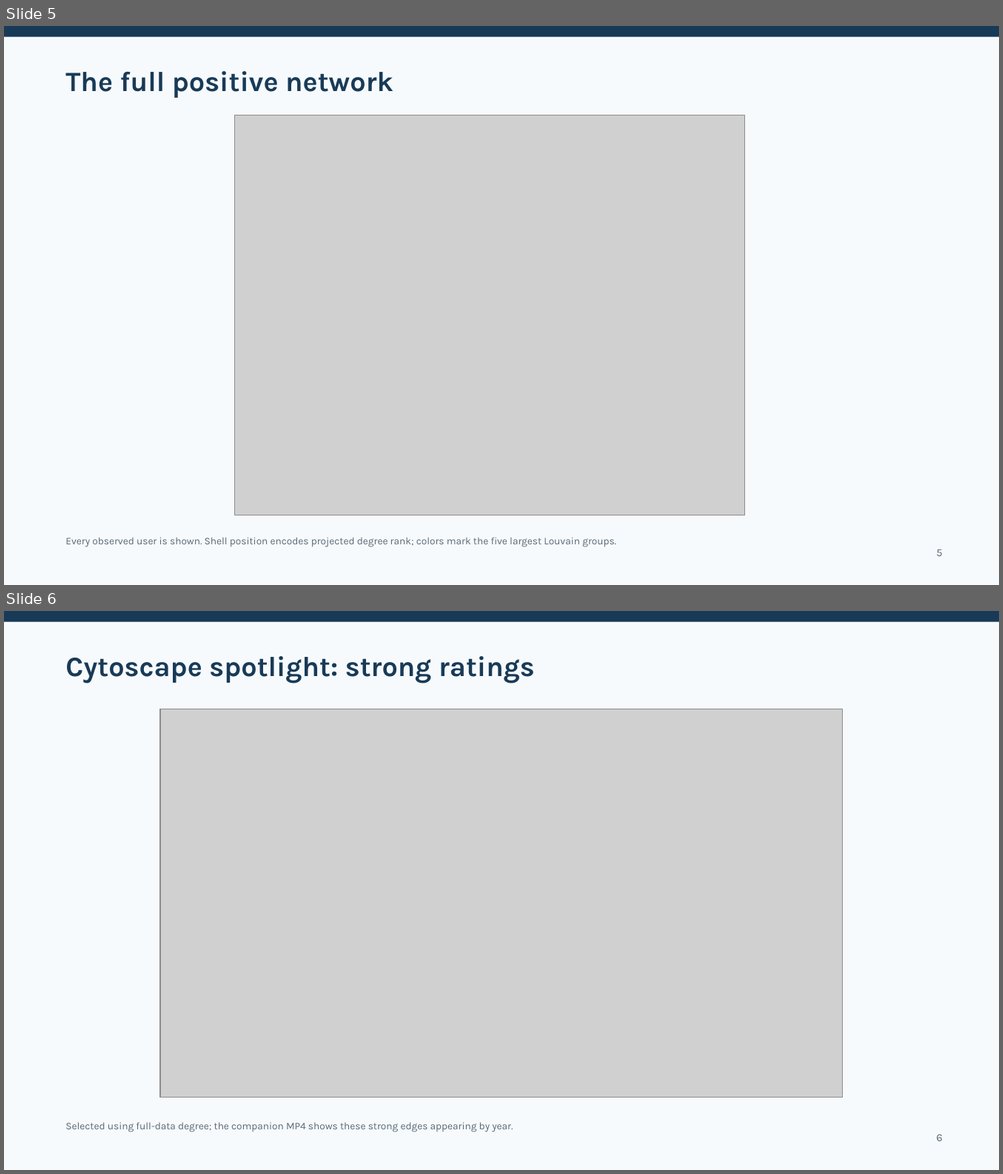
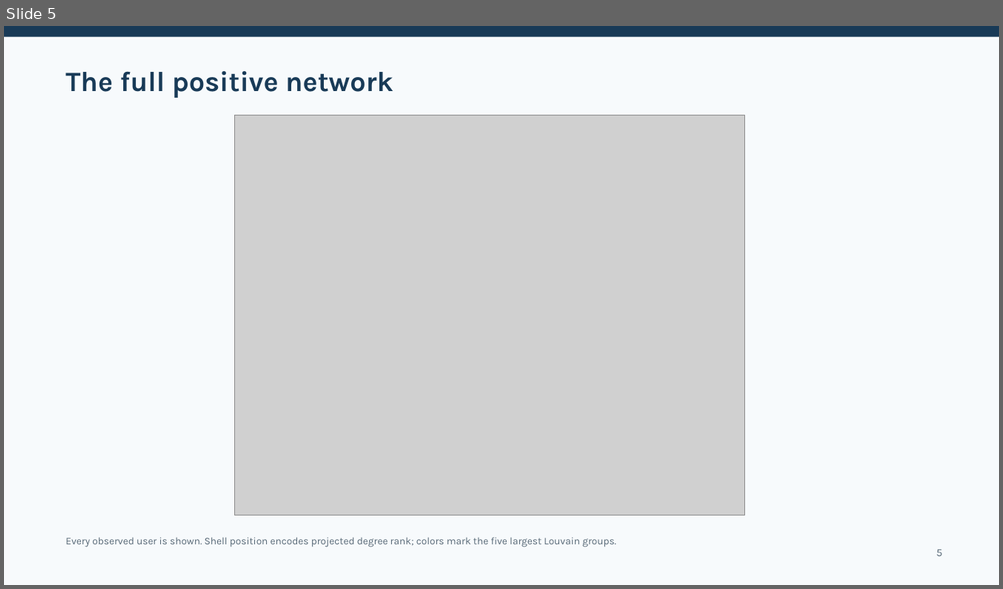
Before and after one commit to O-2wice/bitcoin-otc-trust-network-science, a slide deck: presentation/bitcoin_otc_network_science.pptx. Shown one above the other, each under a label of ours: slides 5 and 6 before the commit, slide 5 after it. The pictures are 1003x1174 and 1003x589 pixels, drawn with LibreOffice and Linux fonts; fonts in the diff are those of the drawing; grey boxes stand for pictures. Boxes give left, top, right and bottom in pixels: in the first picture for what was removed or moved away, otherwise in the second. Text is boxed around its words. In the diff, an @@ line names an element or a change of style, - is before the commit and + after.

Commit message:
Align presentation with report and feature Cytoscape timeline

```diff
--- a/presentation/bitcoin_otc_network_science.pptx
+++ b/presentation/bitcoin_otc_network_science.pptx
@@ slide 6 removed at [4,611,999,1170], background #F7FAFC @@
@@ rectangle removed at [4,611,999,622] @@
@@ text removed at [65,656,535,684] @@
-Cytoscape spotlight: strong ratings
@@ picture removed at [160,709,842,1097] @@
@@ text removed at [65,1122,512,1133] @@
-Selected using full-data degree; the companion MP4 shows these strong edges appearing by year.
@@ text removed at [936,1134,942,1142] @@
-6
```
Also in this commit, not shown: 6 slides changed, 2 slides added, 1 other slide removed, 2 other files.
